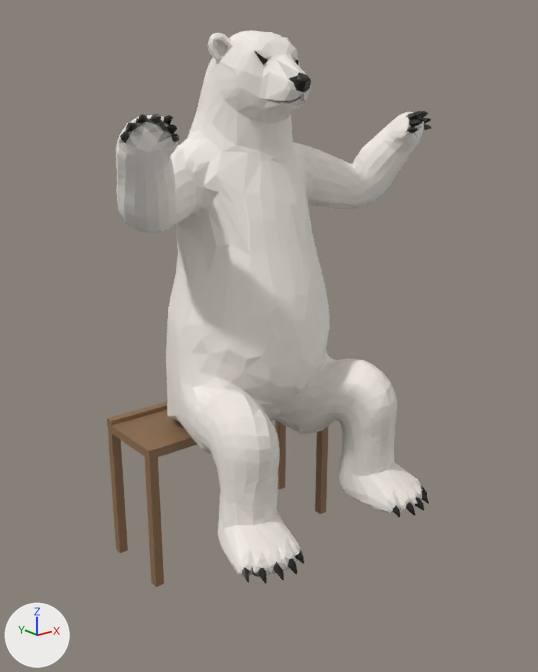
An edit to the glTF model assets/models/polar-bear/polar-bear-tpose.rig.glb, drawn before and after from the same camera.
Before and after are seen from a camera (50 mm lens) standing at (-0.921, -1.213, 1.0) and looking at (0.003, -0.057, 0.538). The lights are fixed; the arrows at lower left show +X, +Y and +Z. The first picture is the older version. Vertices at exactly the same position are counted once.

The first picture shows 'Polar Bear.001', 'bench'.
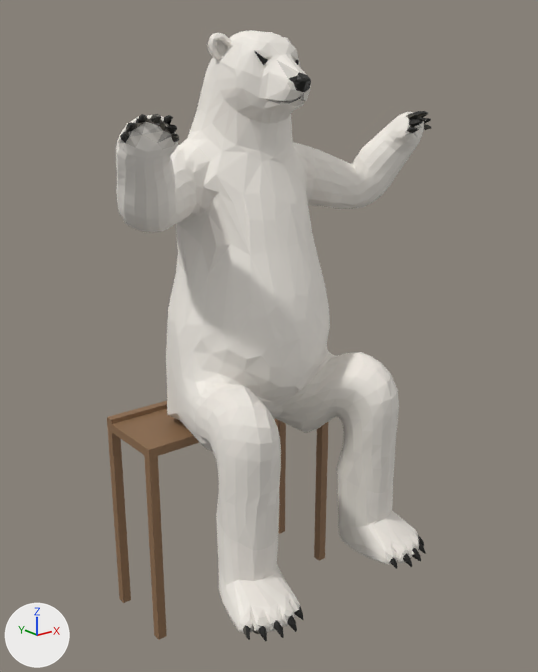
The newer file is also turned or shifted as a whole; pictures and numbers use the older file's frame.

What differs and where, as boxes [x1, y1, x2, y2] in the pictures (538 x 672 px; the box of a moved part takes in the faces that stretch with it):
```json
{"object": "Polar Bear.001", "change": "reshaped", "before": [116, 30, 432, 584], "after": [116, 30, 432, 642], "on screen": "10% taller"}
{"object": "bench", "change": "reshaped", "before": [107, 402, 328, 587], "after": [107, 401, 328, 640], "on screen": "29% taller"}
{"part": 1, "of": "me_bench", "change": "moved or reshaped", "before": [111, 420, 328, 587], "after": [111, 418, 328, 640]}
{"part": 2, "of": "me_polar_bear", "change": "moved or reshaped", "before": [166, 274, 429, 584], "after": [166, 274, 426, 642]}
```

Scene script edits in JSON lines:
```json
{"block": "me_bench", "where": "# used by ob_bench; location = (0.0, 0.0, 0.0)"}
{"op": "remove", "block": "me_bench", "code": "me_bench.from_pydata(...)  # 42 vertices, 72 faces; spans x -0.25..0.25, y 0.017..0.2, z 0.0..0.334"}
{"op": "add", "block": "me_bench", "code": "me_bench.from_pydata(...)  # 42 vertices, 72 faces; spans x -0.25..0.25, y 0.017..0.2, z -0.137..0.337"}
{"block": "me_bench", "change": "me_bench part 1: all 16 vertices in x -0.25..0.25, y 0.017..0.2, z 0.0 are moved by (0.0, 0.0, -0.137)"}
{"block": "me_bench", "change": "other edits to the shape of me_bench do not show in these pictures"}
{"block": "me_polar_bear", "where": "# used by ob_polar_bear_001; location = (0.0, 0.0, 0.0)"}
{"op": "remove", "block": "me_polar_bear", "code": "me_polar_bear.from_pydata(...)  # 2567 vertices, 5116 faces; spans x -0.36..0.36, y -0.342..0.171, z 0.183..1.129"}
{"op": "add", "block": "me_polar_bear", "code": "me_polar_bear.from_pydata(...)  # 2567 vertices, 5116 faces; spans x -0.36..0.36, y -0.343..0.171, z 0.061..1.129"}
{"block": "me_polar_bear", "change": "me_polar_bear part 2: 1151 of 2567 vertices moved; they spanned x -0.247..0.247, y -0.342..0.171, z 0.183..0.582 and now span x -0.247..0.247, y -0.343..0.171, z 0.061..0.581; mean shift (0.0, -0.002, -0.044); largest move (-0.16, -0.14, 0.226) -> (-0.16, -0.139, 0.104)"}
```
